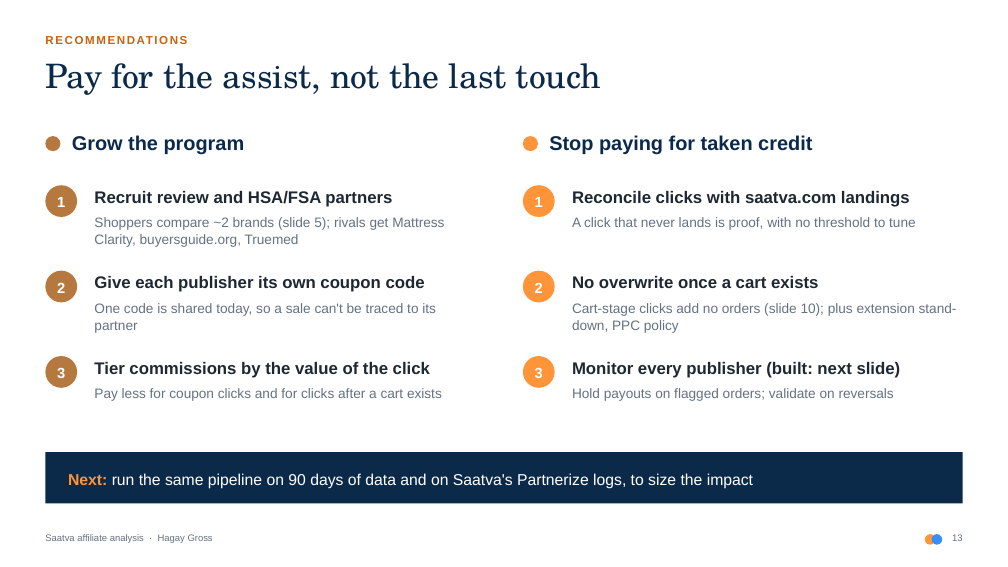
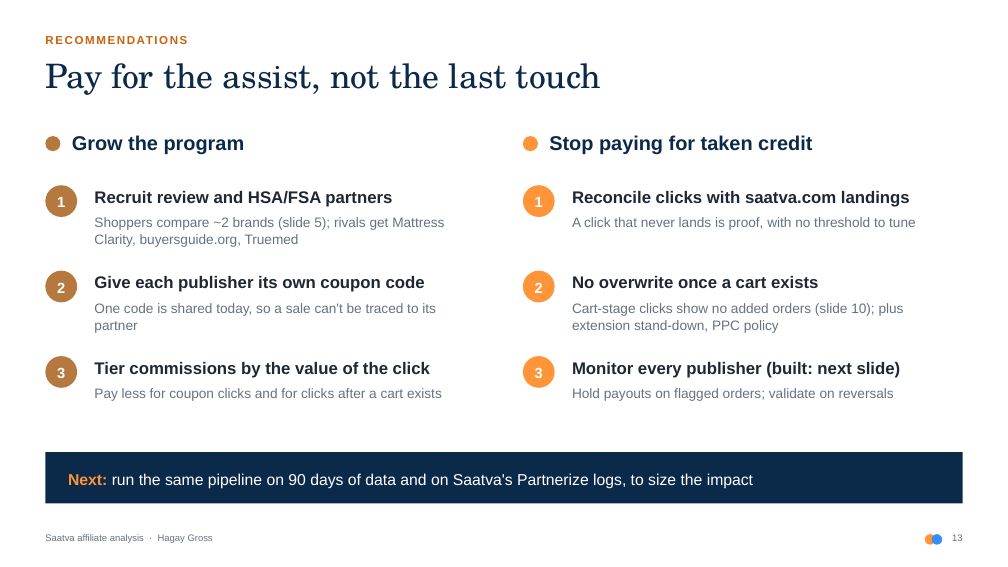
Before and after one commit to Hagaygro/partnerize-assignment, a slide deck: slide 13 of deck/saatva_affiliate_analysis.pptx. Drawn at 1008x567 pixels with LibreOffice and Linux fonts; fonts in the diff are those of the drawing. Boxes give left, top, right and bottom in pixels: in the first picture for what was removed or moved away, otherwise in the second. Text is boxed around its words. In the diff, an @@ line names an element or a change of style, - is before the commit and + after.

```diff
--- a/deck/saatva_affiliate_analysis.pptx
+++ b/deck/saatva_affiliate_analysis.pptx
@@ text at [572, 303, 904, 333]: text changed @@
-Cart-stage clicks add no orders (slide 10); plus extension stand-down, PPC policy
+Cart-stage clicks show no added orders (slide 10); plus extension stand-down, PPC policy
```
Also in this commit, not shown: 6 other slides changed, 2 other files.
